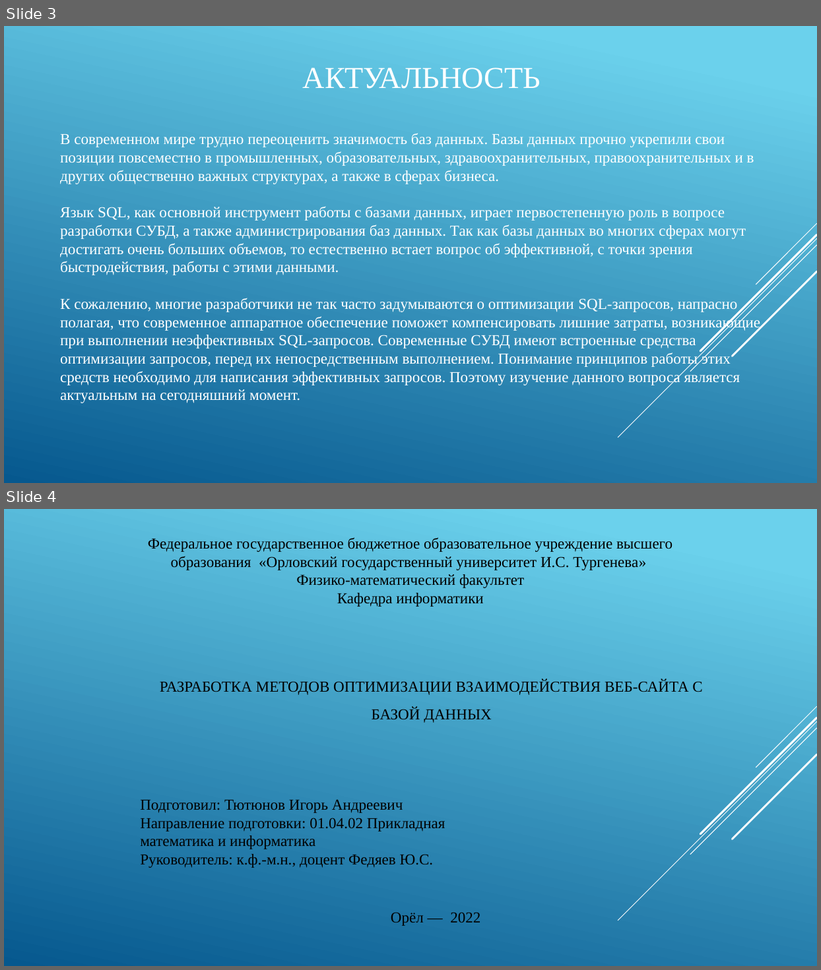
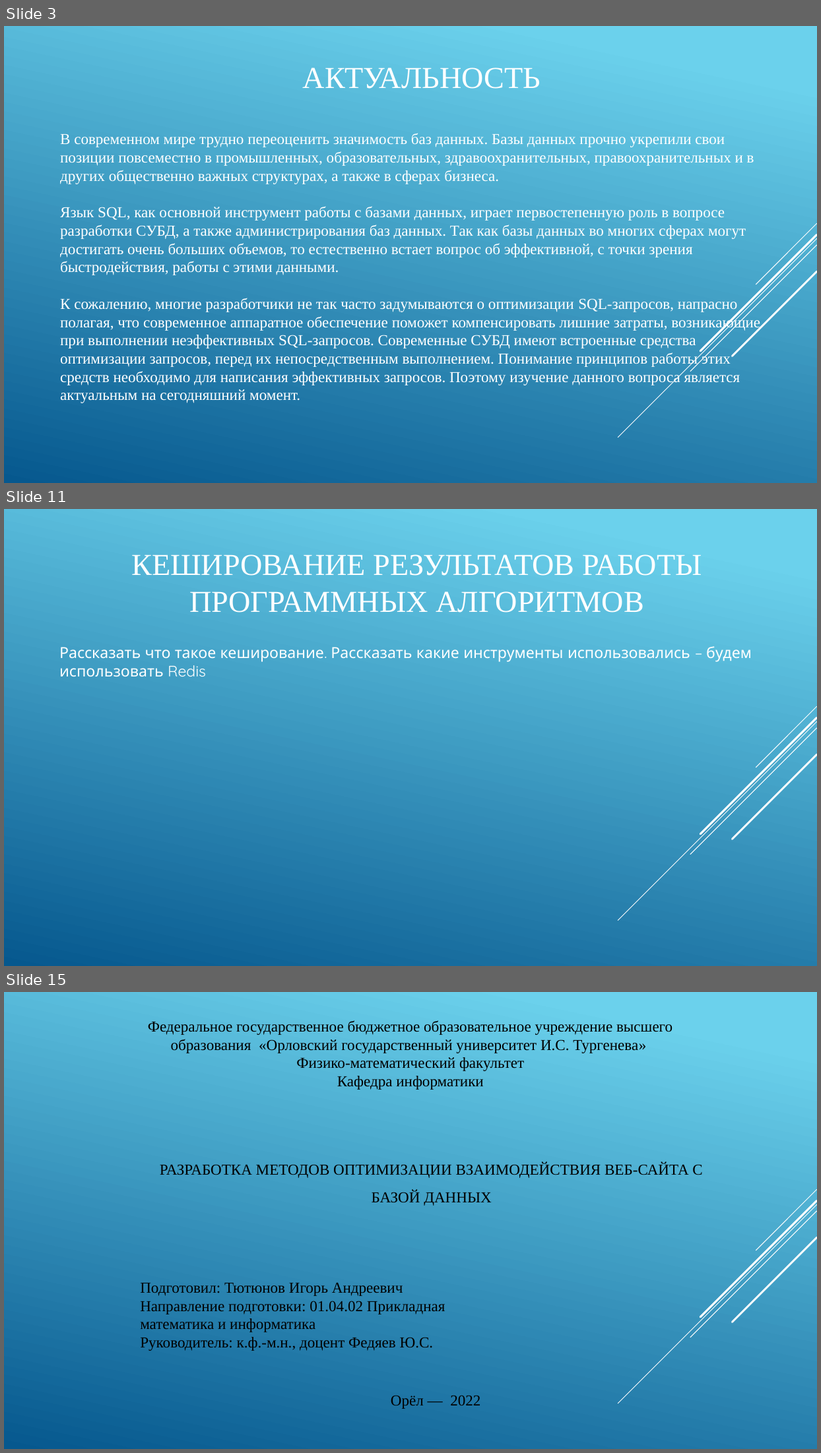
Before and after one commit to IgorTyutyunov/-, a slide deck: ВКР_5.pptx. Shown one above the other, each under a label of ours: slides 3 and 4 before the commit, slides 3, 11 and 15 after it; the slides between them are not shown. The pictures are 821x970 and 821x1453 pixels, drawn with LibreOffice and Linux fonts; fonts in the diff are those of the drawing. Boxes give left, top, right and bottom in pixels: in the first picture for what was removed or moved away, otherwise in the second. Text is boxed around its words. In the diff, an @@ line names an element or a change of style, - is before the commit and + after.

```diff
--- a/ВКР_5.pptx
+++ b/ВКР_5.pptx
@@ slide 11 added at <box>4,509,817,966</box>, background gradient #6ED2EB to #06588E; not listed: 5 template elements that a slide beside it also shows @@
@@ title added at <box>131,555,702,613</box>, 36 pt, text #FFFFFF @@
+КЕШИРОВАНИЕ РЕЗУЛЬТАТОВ РАБОТЫ ПРОГРАММНЫХ АЛГОРИТМОВ
@@ text added at <box>59,646,752,677</box>, 18 pt, text #FFFFFF @@
+Рассказать что такое кеширование. Рассказать какие инструменты использовались – будем использовать Redis
@@ what was slide 4 is now slide 15 @@
```
Also in this commit, not shown: 10 other slides added, 1 other file.
